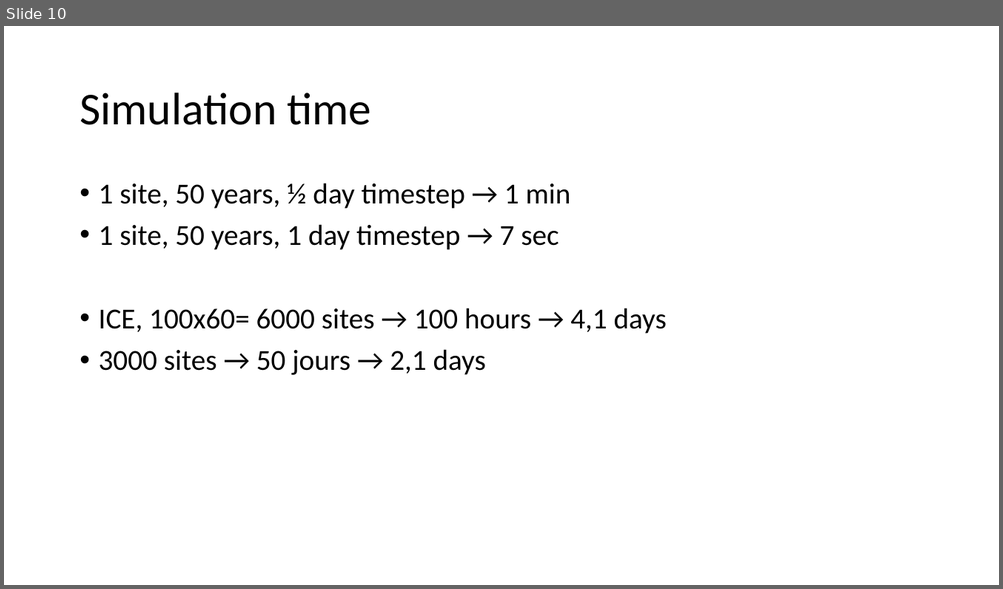
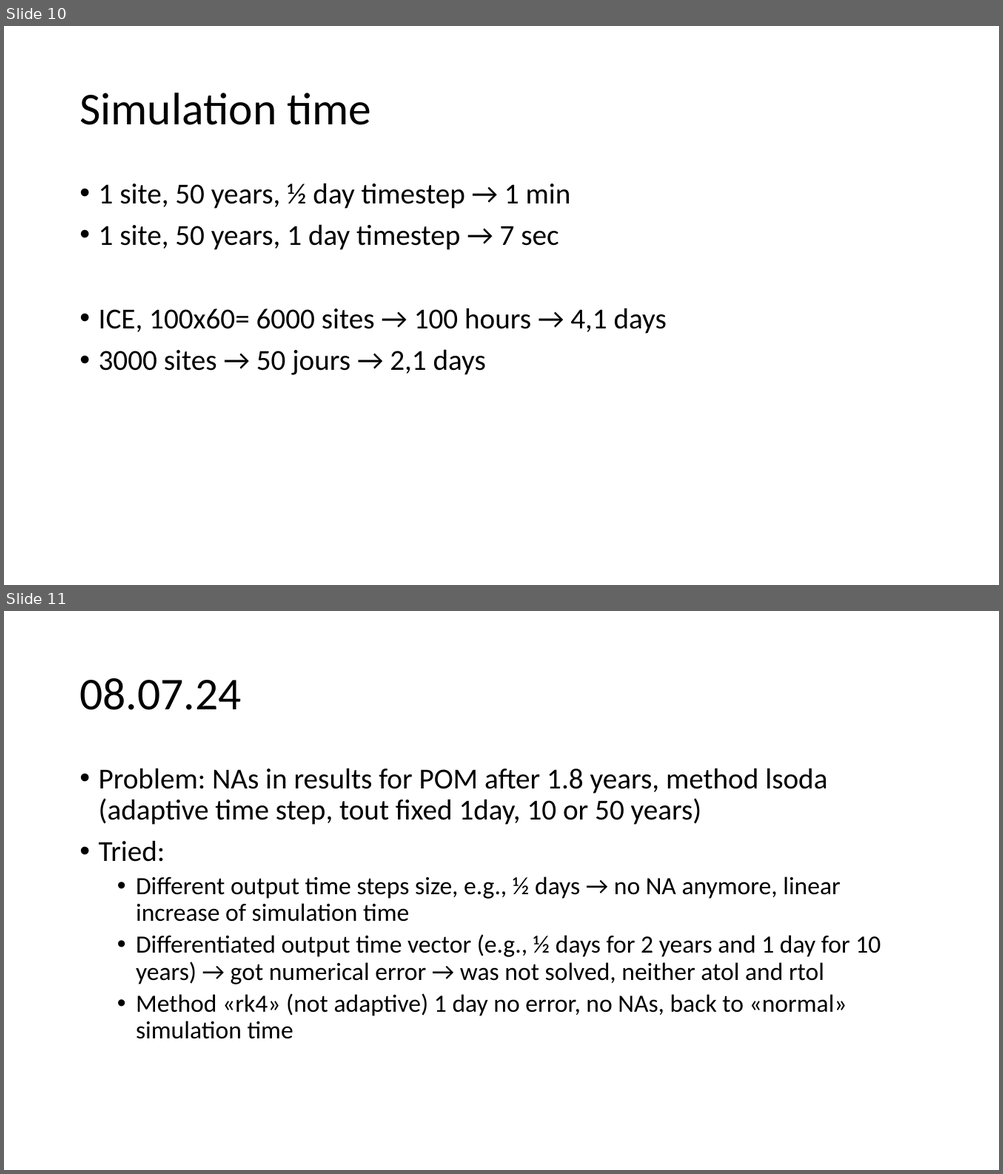
Before and after one commit to emmachollet/ArtificialData_Streambugs_SDMs, a slide deck: C1_documentation/problems_ice.pptx. Shown one above the other, each under a label of ours: slide 10 before the commit, slides 10 and 11 after it. The pictures are 1003x589 and 1003x1174 pixels, drawn with LibreOffice and Linux fonts; fonts in the diff are those of the drawing. Boxes give left, top, right and bottom in pixels: in the first picture for what was removed or moved away, otherwise in the second. Text is boxed around its words. In the diff, an @@ line names an element or a change of style, - is before the commit and + after.

```diff
--- a/C1_documentation/problems_ice.pptx
+++ b/C1_documentation/problems_ice.pptx
@@ slide 11 added at box(4, 611, 999, 1170), background #FFFFFF @@
@@ title added at box(79, 678, 241, 710), 44 pt, text #000000 @@
+08.07.24
@@ text added at box(99, 768, 880, 1039), 24 pt, text #000000 @@
+• Problem: NAs in results for POM after 1.8 years, method lsoda (adaptive time step, tout fixed 1day, 10 or 50 years)
+• Tried:
+  • Different output time steps size, e.g., ½ days → no NA anymore, linear increase of simulation time
+  • Differentiated output time vector (e.g., ½ days for 2 years and 1 day for 10 years) → got numerical error → was not solved, neither atol and rtol
+  • Method «rk4» (not adaptive) 1 day no error, no NAs, back to «normal» simulation time
```
Also in this commit, not shown: 2 other slides added, 3 other files.
